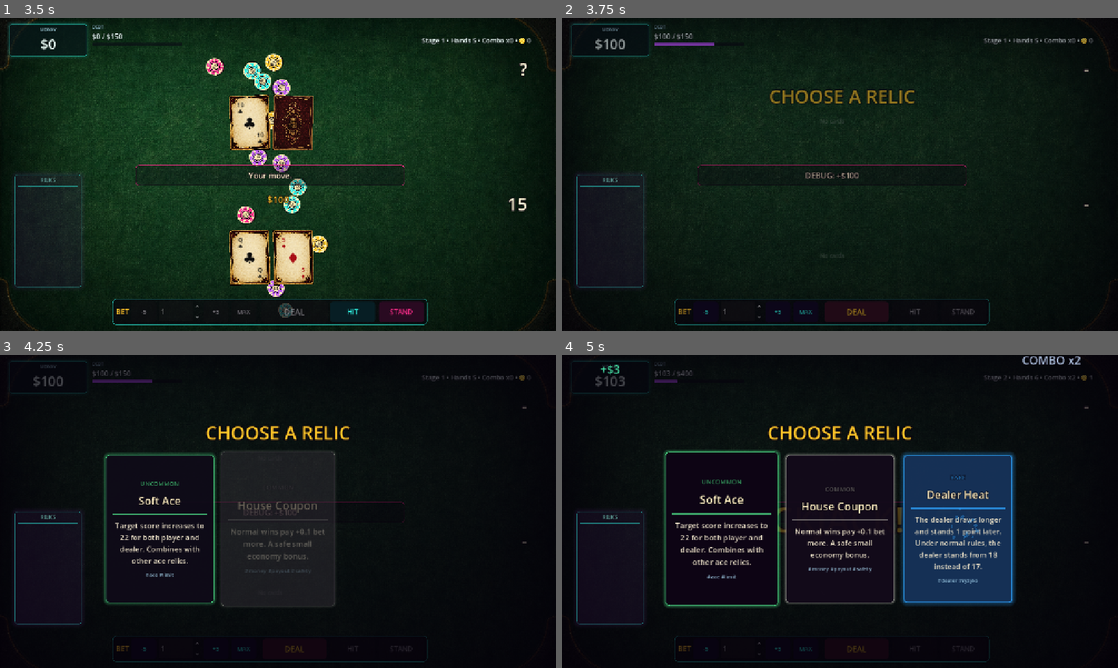
Above: before the commit, frames 1-4 (two rows, left to right).
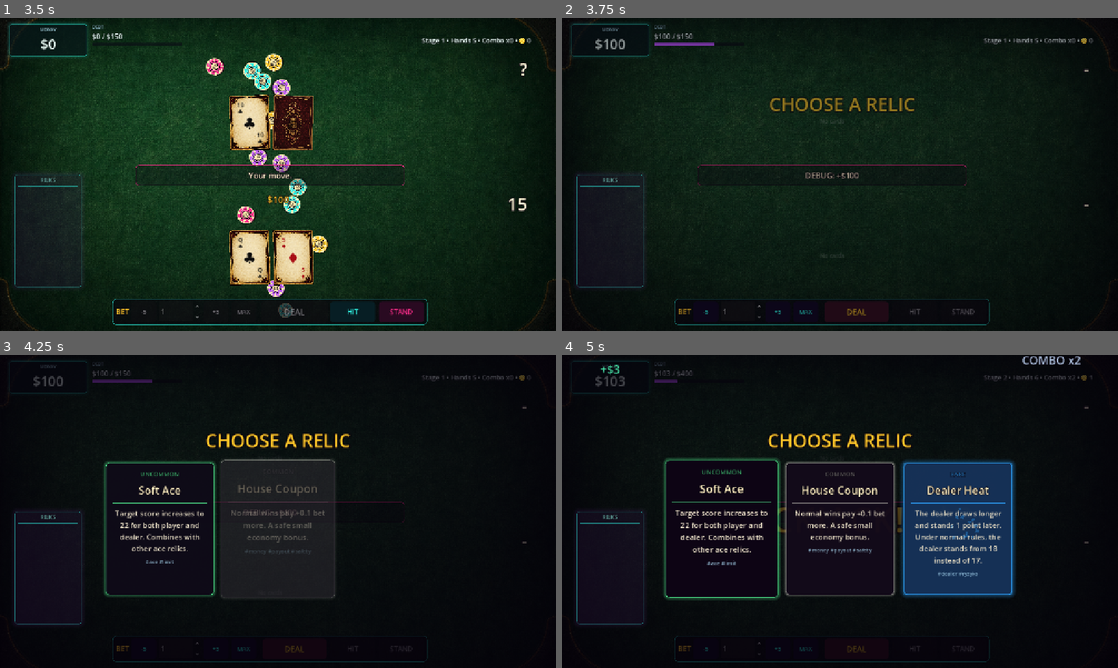
Above: after the commit, the same moments.

Repository: krychasto/debt-to-the-house
Game: Godot game, scene res://scenes/main.tscn
The game is run twice, just before and just after one commit, with the same random seed, the same clock (stepped at 60 frames per second) and the same inputs.
Inputs (mouse positions are in pixels of both pictures, inside the frame that each line leads up to):
- Up to frame 1 (3.5 s): click "-5" at 0.5 s; click "+5" at 1.25 s; click "MAX" at 2 s; click "DEAL" at 2.75 s
- Up to frame 2 (3.75 s): tap Enter at 3.5 s; move the mouse to (962, 158) at 3.52 s; hold D from 3.53 s (still down); tap R at 3.6 s; click (962, 158) at 3.67 s
- Up to frame 3 (4.25 s): keep holding D
- Up to frame 4 (5 s): move the mouse to (728, 527) at 4.27 s; release D at 4.28 s; hold S from 4.28 s (still down); tap B at 4.35 s

Frame 1 is identical in both runs. In frame 2, 0.8% of the frame differs, in the area x 37-64%, y 23-30%; in frame 3, 4.2%; in frame 4, 8.7%, in the area x 18-82%, y 22-81%.

Commit message:
style: tighten relic reward card height

Diff:
--- a/debt-to-the-house/scripts/ui/blackjack_table.gd
+++ b/debt-to-the-house/scripts/ui/blackjack_table.gd
@@ -391,7 +391,7 @@
 
 func _create_reward_card(relic: RelicData, index: int) -> Button:
 	var card := Button.new()
-	card.custom_minimum_size = Vector2(250, 340)
+	card.custom_minimum_size = Vector2(250, _get_reward_card_height(relic))
 	card.disabled = true
 	card.focus_mode = Control.FOCUS_NONE
 	card.text = ""
@@ -449,8 +449,8 @@
 	front.add_theme_constant_override("margin_bottom", 16)
 
 	var box := VBoxContainer.new()
-	box.alignment = BoxContainer.ALIGNMENT_CENTER
-	box.add_theme_constant_override("separation", 12)
+	box.alignment = BoxContainer.ALIGNMENT_BEGIN
+	box.add_theme_constant_override("separation", 10)
 	front.add_child(box)
 
 	var rarity := Label.new()
@@ -494,6 +494,16 @@
 	box.add_child(tags_label)
 
 	return front
+
+
+func _get_reward_card_height(relic: RelicData) -> float:
+	var description_length := relic.description.length()
+	if description_length <= 90:
+		return 276.0
+	if description_length <= 135:
+		return 304.0
+
+	return 332.0
 
 
 func _format_relic_tags(tags: Array[String]) -> String:
